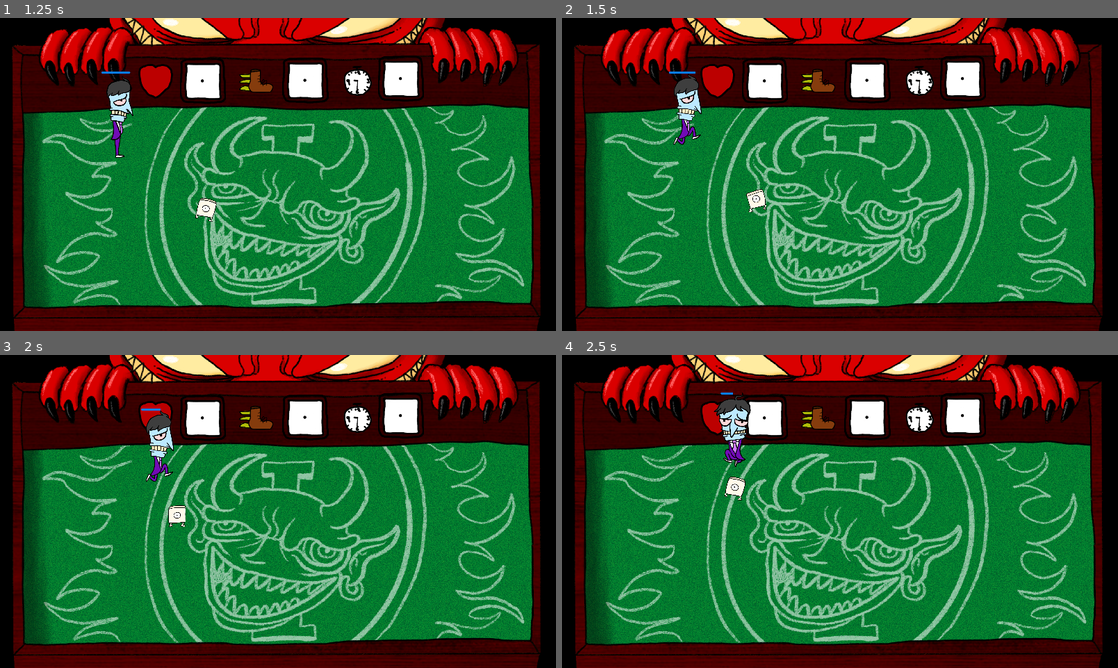
Above: before the commit, frames 1-4 (two rows, left to right).
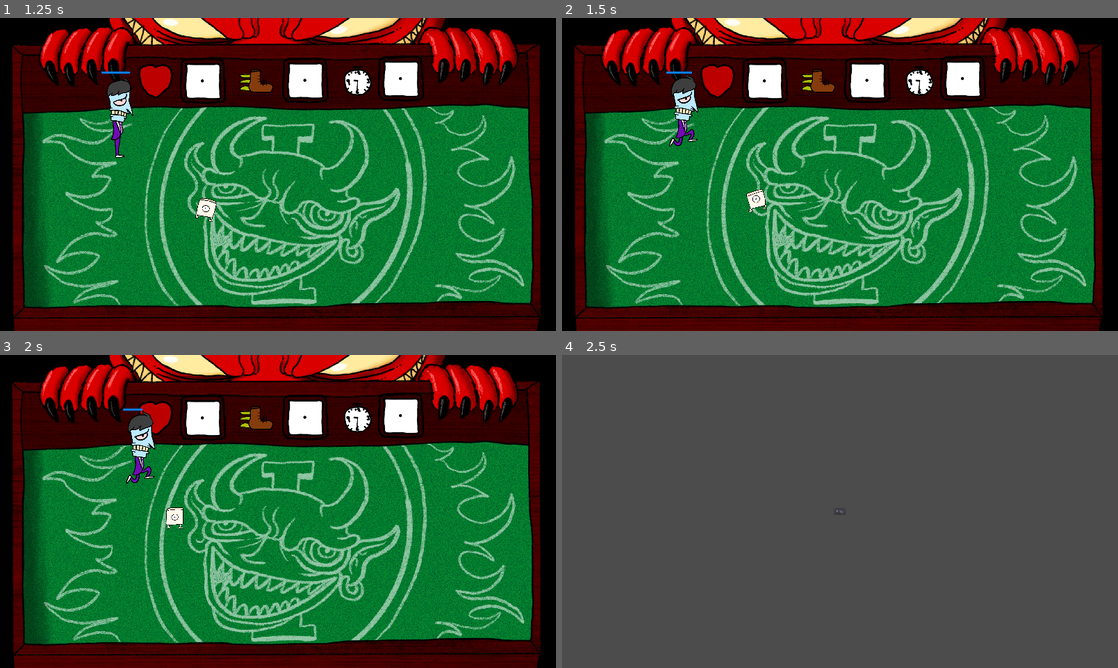
Above: after the commit, the same moments.

Repository: TheSeahorse/GMTK2022
Game: Godot game, scene res://Main.tscn
The game is run twice, just before and just after one commit, with the same random seed, the same clock (stepped at 60 frames per second) and the same inputs.
Inputs (mouse positions are in pixels of both pictures, inside the frame that each line leads up to):
- Up to frame 1 (1.25 s): click "Play" at 0.5 s
- Up to frame 2 (1.5 s): move the mouse to (962, 158) at 1.27 s; hold D (move_right) from 1.28 s (still down); hold Right mouse button (attack) from 1.28 s (still down)
- Up to frame 3 (2 s): keep holding D (move_right); keep holding Right mouse button (attack); click (400, 495) at 1.55 s
- Up to frame 4 (2.5 s): move the mouse to (728, 527) at 2.02 s; release D (move_right) at 2.03 s; release Right mouse button (attack) at 2.03 s; hold S (move_down) from 2.03 s (still down); click (728, 527) at 2.1 s; right-click (728, 527) at 2.3 s

Frame 1 is identical in both runs. In frame 2, 0.6% of the frame differs, in the area x 18-37%, y 17-63%; in frame 3, 1.4%; in frame 4, 100%, in the area x 0-100%, y 0-100%.

Commit message:
Add modifiers to stats

Diff:
--- a/Enemy2.gd
+++ b/Enemy2.gd
@@ -24,8 +24,6 @@
 
 
 func _on_AnimatedSprite_frame_changed():
-    print($AnimatedSprite.animation)
-    print($AnimatedSprite.frame)
     if $AnimatedSprite.animation == "shooting" and $AnimatedSprite.frame == 3:
         shoot()
 
--- a/Game.gd
+++ b/Game.gd
@@ -10,7 +10,7 @@
 
 var rng = RandomNumberGenerator.new()
 var player
-var player_health = 3
+var player_health = 1
 
 func _ready():
     rng.randomize()
@@ -66,3 +66,9 @@
 
 func _on_EnemySpawnTimer_timeout():
     add_enemy()
+
+
+func _on_Hud_stats_updated():
+    player_health = $Hud.get_health_stat()
+    player.set_movement_modifier($Hud.get_speed_stat())
+    player.set_attack_modifier($Hud.get_cooldown_stat())
--- a/Game.tscn
+++ b/Game.tscn
@@ -36,3 +36,4 @@
 position = Vector2( 963, 209 )
 
 [connection signal="timeout" from="EnemySpawnTimer" to="." method="_on_EnemySpawnTimer_timeout"]
+[connection signal="stats_updated" from="Hud" to="." method="_on_Hud_stats_updated"]
--- a/Hud.gd
+++ b/Hud.gd
@@ -1 +1,15 @@
 extends Node2D
+
+signal stats_updated
+
+func _on_StatDice_updated():
+    emit_signal("stats_updated")
+
+func get_health_stat():
+    return $StatDice.value
+
+func get_speed_stat():
+    return $StatDice2.value
+
+func get_cooldown_stat():
+    return $StatDice3.value
--- a/Hud.tscn
+++ b/Hud.tscn
@@ -31,3 +31,7 @@
 [node name="StatDice3" parent="." instance=ExtResource( 1 )]
 position = Vector2( 422, 1 )
 stat = "cooldown"
+
+[connection signal="updated" from="StatDice" to="." method="_on_StatDice_updated"]
+[connection signal="updated" from="StatDice2" to="." method="_on_StatDice_updated"]
+[connection signal="updated" from="StatDice3" to="." method="_on_StatDice_updated"]
--- a/Player.gd
+++ b/Player.gd
@@ -2,7 +2,10 @@
 
 signal enemy_detected
 
-var move_speed: = 300
+var move_speed: = 200
+var move_speed_modifier: = 0
+var attack_cooldown: float = 2.1
+var attack_cooldown_modifier = 0
 var velocity = Vector2.ZERO
 var friction: float
 
@@ -32,14 +35,15 @@
 
 
 func calculate_movement():
+    var current_move_speed = move_speed + 60 * move_speed_modifier
     var direction = get_direction()
     if direction.length() > 1.0:
         direction = direction.normalized()
-    var target_velocity = direction * move_speed
+    var target_velocity = direction * current_move_speed
     velocity += (target_velocity - velocity) * friction
-    if velocity.length() > move_speed:
+    if velocity.length() > current_move_speed:
         if not pushed:
-            velocity *= move_speed/velocity.length()
+            velocity *= current_move_speed/velocity.length()
     else:
         pushed = false
     move_and_slide(velocity)
@@ -130,8 +134,15 @@
     emit_signal("enemy_detected", body)
 
 
+func set_attack_modifier(mod):
+    attack_cooldown_modifier = mod
+
+func set_movement_modifier(mod):
+    move_speed_modifier = mod
+
 func _on_AttackCooldown_timeout():
     can_attack = true
+    $Cooldown/AttackCooldown.wait_time = attack_cooldown - 0.3 * attack_cooldown_modifier
 
 func _on_AttackLength_timeout():
     is_attacking = false
--- a/Player.tscn
+++ b/Player.tscn
@@ -38,11 +38,86 @@
 atlas = ExtResource( 4 )
 region = Rect2( 0, 3210, 402, 642 )
 
+[sub_resource type="AtlasTexture" id=18]
+flags = 4
+atlas = ExtResource( 5 )
+region = Rect2( 0, 0, 402, 642 )
+
+[sub_resource type="AtlasTexture" id=19]
+flags = 4
+atlas = ExtResource( 5 )
+region = Rect2( 0, 642, 402, 642 )
+
+[sub_resource type="AtlasTexture" id=20]
+flags = 4
+atlas = ExtResource( 5 )
+region = Rect2( 0, 1284, 402, 642 )
+
+[sub_resource type="AtlasTexture" id=21]
+flags = 4
+atlas = ExtResource( 5 )
+region = Rect2( 0, 1926, 402, 642 )
+
+[sub_resource type="AtlasTexture" id=22]
+flags = 4
+atlas = ExtResource( 5 )
+region = Rect2( 0, 2568, 402, 642 )
+
+[sub_resource type="AtlasTexture" id=23]
+flags = 4
+atlas = ExtResource( 5 )
+region = Rect2( 0, 3210, 402, 642 )
+
 [sub_resource type="AtlasTexture" id=11]
 flags = 4
 atlas = ExtResource( 1 )
 region = Rect2( 0, 0, 402, 642 )
 
+[sub_resource type="AtlasTexture" id=31]
+flags = 4
+atlas = ExtResource( 4 )
+region = Rect2( 0, 0, 402, 642 )
+
+[sub_resource type="AtlasTexture" id=30]
+flags = 4
+atlas = ExtResource( 3 )
+region = Rect2( 0, 0, 402, 642 )
+
+[sub_resource type="AtlasTexture" id=3]
+flags = 4
+atlas = ExtResource( 1 )
+region = Rect2( 0, 0, 402, 642 )
+
+[sub_resource type="AtlasTexture" id=4]
+flags = 4
+atlas = ExtResource( 1 )
+region = Rect2( 0, 642, 402, 642 )
+
+[sub_resource type="AtlasTexture" id=5]
+flags = 4
+atlas = ExtResource( 1 )
+region = Rect2( 0, 1284, 402, 642 )
+
+[sub_resource type="AtlasTexture" id=6]
+flags = 4
+atlas = ExtResource( 1 )
+region = Rect2( 0, 1926, 402, 642 )
+
+[sub_resource type="AtlasTexture" id=7]
+flags = 4
+atlas = ExtResource( 1 )
+region = Rect2( 0, 2568, 402, 642 )
+
+[sub_resource type="AtlasTexture" id=8]
+flags = 4
+atlas = ExtResource( 1 )
+region = Rect2( 0, 3210, 402, 642 )
+
+[sub_resource type="AtlasTexture" id=32]
+flags = 4
+atlas = ExtResource( 5 )
+region = Rect2( 0, 0, 402, 642 )
+
 [sub_resource type="AtlasTexture" id=24]
 flags = 4
 atlas = ExtResource( 3 )
@@ -72,81 +147,6 @@
 flags = 4
 atlas = ExtResource( 3 )
 region = Rect2( 0, 3210, 402, 642 )
-
-[sub_resource type="AtlasTexture" id=3]
-flags = 4
-atlas = ExtResource( 1 )
-region = Rect2( 0, 0, 402, 642 )
-
-[sub_resource type="AtlasTexture" id=4]
-flags = 4
-atlas = ExtResource( 1 )
-region = Rect2( 0, 642, 402, 642 )
-
-[sub_resource type="AtlasTexture" id=5]
-flags = 4
-atlas = ExtResource( 1 )
-region = Rect2( 0, 1284, 402, 642 )
-
-[sub_resource type="AtlasTexture" id=6]
-flags = 4
-atlas = ExtResource( 1 )
-region = Rect2( 0, 1926, 402, 642 )
-
-[sub_resource type="AtlasTexture" id=7]
-flags = 4
-atlas = ExtResource( 1 )
-region = Rect2( 0, 2568, 402, 642 )
-
-[sub_resource type="AtlasTexture" id=8]
-flags = 4
-atlas = ExtResource( 1 )
-region = Rect2( 0, 3210, 402, 642 )
-
-[sub_resource type="AtlasTexture" id=31]
-flags = 4
-atlas = ExtResource( 4 )
-region = Rect2( 0, 0, 402, 642 )
-
-[sub_resource type="AtlasTexture" id=32]
-flags = 4
-atlas = ExtResource( 5 )
-region = Rect2( 0, 0, 402, 642 )
-
-[sub_resource type="AtlasTexture" id=18]
-flags = 4
-atlas = ExtResource( 5 )
-region = Rect2( 0, 0, 402, 642 )
-
-[sub_resource type="AtlasTexture" id=19]
-flags = 4
-atlas = ExtResource( 5 )
-region = Rect2( 0, 642, 402, 642 )
-
-[sub_resource type="AtlasTexture" id=20]
-flags = 4
-atlas = ExtResource( 5 )
-region = Rect2( 0, 1284, 402, 642 )
-
-[sub_resource type="AtlasTexture" id=21]
-flags = 4
-atlas = ExtResource( 5 )
-region = Rect2( 0, 1926, 402, 642 )
-
-[sub_resource type="AtlasTexture" id=22]
-flags = 4
-atlas = ExtResource( 5 )
-region = Rect2( 0, 2568, 402, 642 )
-
-[sub_resource type="AtlasTexture" id=23]
-flags = 4
-atlas = ExtResource( 5 )
-region = Rect2( 0, 3210, 402, 642 )
-
-[sub_resource type="AtlasTexture" id=30]
-flags = 4
-atlas = ExtResource( 3 )
-region = Rect2( 0, 0, 402, 642 )
 
 [sub_resource type="SpriteFrames" id=9]
 animations = [ {
@@ -155,40 +155,40 @@
 "name": "move_left",
 "speed": 12.0
 }, {
+"frames": [ SubResource( 18 ), SubResource( 19 ), SubResource( 20 ), SubResource( 21 ), SubResource( 22 ), SubResource( 23 ) ],
+"loop": true,
+"name": "move_up",
+"speed": 12.0
+}, {
 "frames": [ SubResource( 11 ) ],
 "loop": true,
 "name": "idle_down",
 "speed": 5.0
 }, {
+"frames": [ SubResource( 31 ) ],
+"loop": true,
+"name": "idle_left",
+"speed": 5.0
+}, {
+"frames": [ SubResource( 30 ) ],
+"loop": true,
+"name": "idle_right",
+"speed": 5.0
+}, {
+"frames": [ SubResource( 3 ), SubResource( 4 ), SubResource( 5 ), SubResource( 6 ), SubResource( 7 ), SubResource( 8 ) ],
+"loop": true,
+"name": "move_down",
+"speed": 12.0
+}, {
+"frames": [ SubResource( 32 ) ],
+"loop": true,
+"name": "idle_up",
+"speed": 5.0
+}, {
 "frames": [ SubResource( 24 ), SubResource( 25 ), SubResource( 26 ), SubResource( 27 ), SubResource( 28 ), SubResource( 29 ) ],
 "loop": true,
 "name": "move_right",
 "speed": 12.0
-}, {
-"frames": [ SubResource( 3 ), SubResource( 4 ), SubResource( 5 ), SubResource( 6 ), SubResource( 7 ), SubResource( 8 ) ],
-"loop": true,
-"name": "move_down",
-"speed": 12.0
-}, {
-"frames": [ SubResource( 31 ) ],
-"loop": true,
-"name": "idle_left",
-"speed": 5.0
-}, {
-"frames": [ SubResource( 32 ) ],
-"loop": true,
-"name": "idle_up",
-"speed": 5.0
-}, {
-"frames": [ SubResource( 18 ), SubResource( 19 ), SubResource( 20 ), SubResource( 21 ), SubResource( 22 ), SubResource( 23 ) ],
-"loop": true,
-"name": "move_up",
-"speed": 12.0
-}, {
-"frames": [ SubResource( 30 ) ],
-"loop": true,
-"name": "idle_right",
-"speed": 5.0
 } ]
 
 [sub_resource type="CapsuleShape2D" id=10]
--- a/StatDice.gd
+++ b/StatDice.gd
@@ -3,8 +3,10 @@
 export var value = 1
 export var stat = "health"
 var new_value: int
+signal updated
 
 
 func update_value(new_value: int):
     $Value.play(str(new_value))
     value = new_value
+    emit_signal("updated")
Binary file added: assets/Character/death.png
Not shown, added: assets/Character/death.png.import
Binary file added: assets/Enemy3/spritesheet44.png
Not shown, added: assets/Enemy3/spritesheet44.png.import
Binary file added: assets/Enemy3/spritesheet45.png
Not shown, added: assets/Enemy3/spritesheet45.png.import
